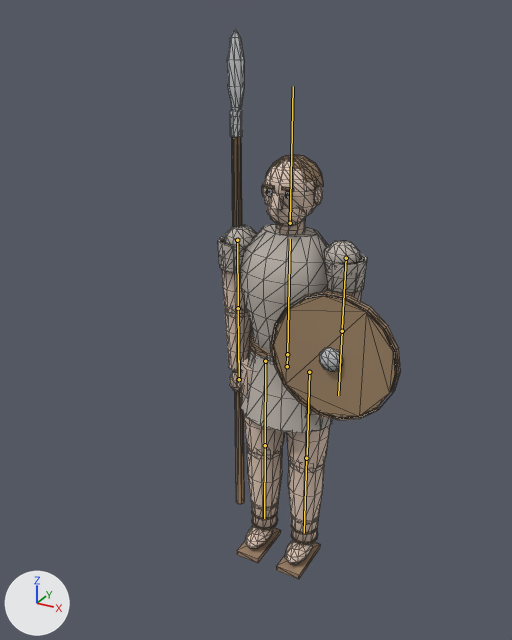
One commit to the glTF model Game/models/figures/ancient_militia_2.glb: the scene before it, then after it.
The view is the same before and after, from a camera (50 mm lens) standing at (0.638, -1.311, 1.273) and looking at (-0.063, -0.036, 0.635). The lights are fixed; the arrows at lower left show +X, +Y and +Z. The older version comes first. The bones that bend it are drawn over the model as lines. Mesh edges are drawn as thin lines.

Names of what the first picture shows: 'Body_Detail'.
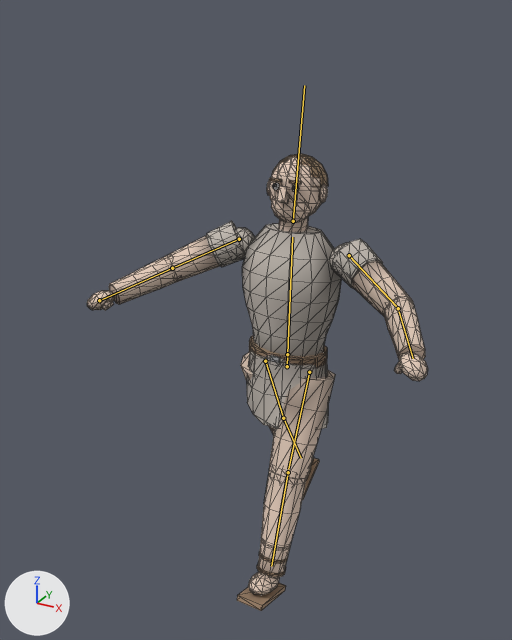
The newer file adds an action. The first version stands in its rest pose; the second is drawn at frame 7 of the action 'Dance'.

The edits, one by one:
Bone 'Spine' (bone_spine) turns from (0, 0, 0) to (-3, 2, 0) degrees about its own x, y and z.
Bone 'Head' (bone_head) turns from (0, 0, 0) to (-6, 0, 0) degrees about its own x, y and z.
Bone 'UpperArm.L' (bone_upperarm_l) turns from (0, 0, 0) to (-25, 0, -62) degrees about its own x, y and z.
Bone 'Forearm.L' (bone_forearm_l) turns from (0, 0, 0) to (-35, 0, 0) degrees about its own x, y and z.
Bone 'Shield' (bone_shield) is rescaled from (1.0, 1.0, 1.0) to (0.0, 0.0, 0.0).
Bone 'UpperArm.R' (bone_upperarm_r) turns from (0, 0, 0) to (-25, 0, 62) degrees about its own x, y and z.
Bone 'Forearm.R' (bone_forearm_r) turns from (0, 0, 0) to (-35, 0, 0) degrees about its own x, y and z.
Bone 'Weapon' (bone_weapon) turns from (0, 0, 0) to (46, 0, 0) degrees about its own x, y and z.
Bone 'Weapon' (bone_weapon) is rescaled from (1.0, 1.0, 1.0) to (0.0, 0.0, 0.0).
Bone 'Thigh.L' (bone_thigh_l) turns from (0, 0, 0) to (-26, 0, 0) degrees about its own x, y and z.
Bone 'Shin.L' (bone_shin_l) turns from (0, 0, 0) to (6, 0, 0) degrees about its own x, y and z.
Bone 'Thigh.R' (bone_thigh_r) turns from (0, 0, 0) to (26, 0, 0) degrees about its own x, y and z.
Bone 'Shin.R' (bone_shin_r) turns from (0, 0, 0) to (5, 0, 0) degrees about its own x, y and z.

What differs and where, as boxes (x1, y1, x2, y2) in the pictures (512 x 640 px):
'Body_Detail', posed (86% wider, 17% shorter): before (218, 29, 401, 579); after (87, 154, 428, 611)
bone 'Spine', root to tip: before (287, 354) to (290, 239); after (287, 354) to (292, 237)
bone 'Head', root to tip: before (290, 223) to (293, 86); after (293, 221) to (304, 85)
bone 'UpperArm.L', root to tip: before (346, 258) to (342, 328); after (349, 255) to (396, 306)
bone 'Forearm.L', root to tip: before (342, 331) to (338, 395); after (398, 308) to (413, 358)
bone 'Shield', root to tip: before (342, 331) to (338, 395); after (398, 308) to (398, 308)
bone 'UpperArm.R', root to tip: before (237, 240) to (238, 306); after (239, 239) to (174, 267)
bone 'Forearm.R', root to tip: before (238, 308) to (239, 377); after (172, 268) to (102, 299)
bone 'Weapon', root to tip: before (239, 379) to (238, 311); after (99, 300) to (99, 300)
bone 'Thigh.L', root to tip: before (309, 372) to (307, 455); after (309, 372) to (288, 469)
bone 'Shin.L', root to tip: before (306, 458) to (304, 533); after (288, 472) to (271, 566)
bone 'Thigh.R', root to tip: before (265, 361) to (265, 442); after (265, 361) to (283, 416)
bone 'Shin.R', root to tip: before (265, 445) to (264, 518); after (283, 418) to (301, 458)
